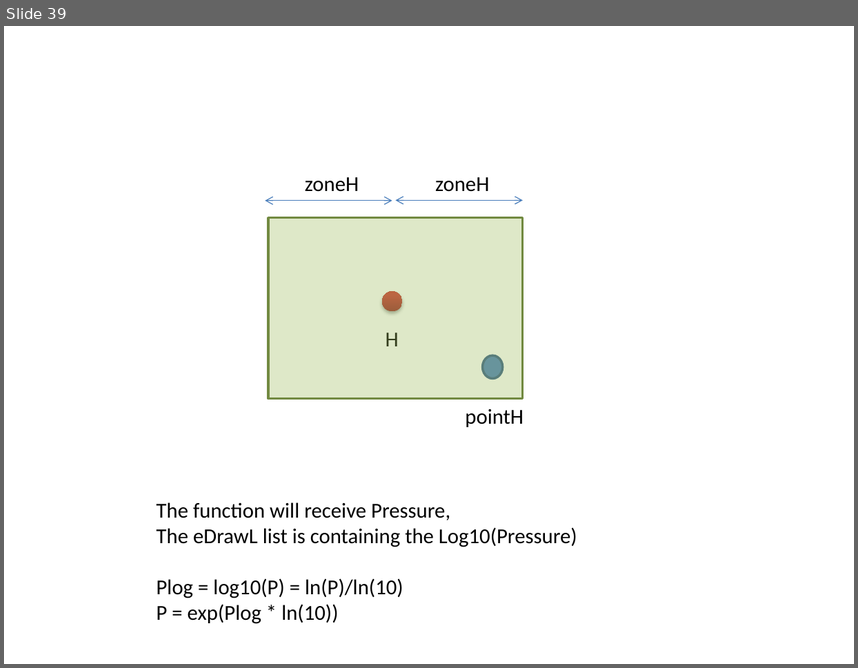
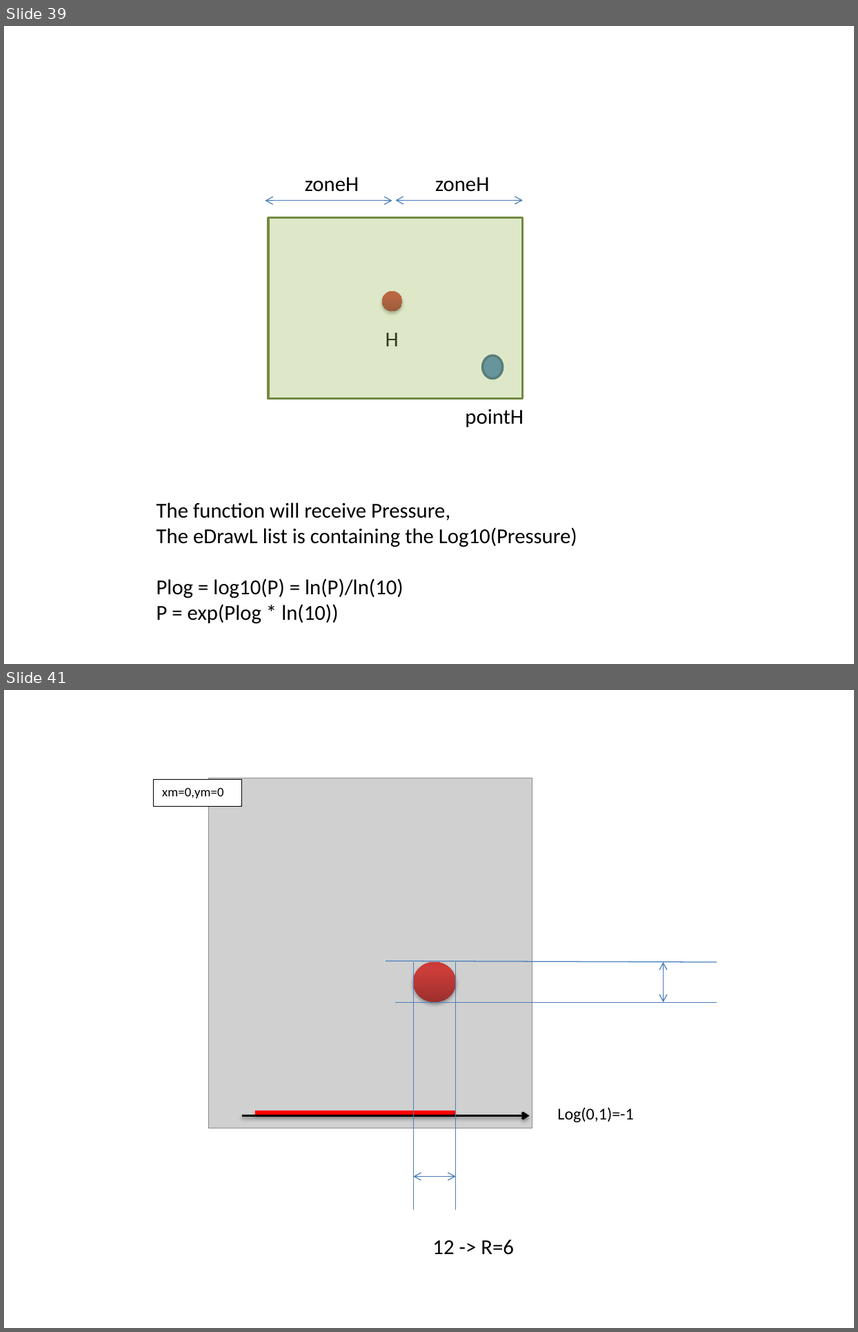
Before and after one commit to ckl67/PAC-Tool, a slide deck: dev_help/conversions/pac-tool help draw.pptx. Shown one above the other, each under a label of ours: slide 39 before the commit, slides 39 and 41 after it; the slides between them are not shown. The pictures are 858x668 and 858x1332 pixels, drawn with LibreOffice and Linux fonts; fonts in the diff are those of the drawing; grey boxes stand for pictures. Boxes give left, top, right and bottom in pixels: in the first picture for what was removed or moved away, otherwise in the second. Text is boxed around its words. In the diff, an @@ line names an element or a change of style, - is before the commit and + after.

```diff
--- a/dev_help/conversions/pac-tool help draw.pptx
+++ b/dev_help/conversions/pac-tool help draw.pptx
@@ slide 41 added at bbox=[4, 690, 854, 1328], background #FFFFFF @@
@@ rectangle added at bbox=[154, 779, 242, 807], fill #FFFFFF, outline #000000 0.5 pt, 11 pt, text #000000 @@
+xm=0,ym=0
@@ picture added at bbox=[209, 778, 532, 1127] @@
@@ line added from (386, 961) to (717, 962), #4B7EBC 0.75 pt @@
@@ ellipse added at bbox=[414, 962, 456, 1002], fill gradient #9C2F2D to #CB3E3A to #CE3B37 @@
@@ line added from (414, 962) to (414, 1210), #4B7EBC 0.75 pt @@
@@ line added from (455, 962) to (455, 1210), #4B7EBC 0.75 pt @@
@@ double arrow added from (664, 962) to (664, 1002), #4B7EBC 0.75 pt @@
@@ line added from (396, 1002) to (717, 1002), #4B7EBC 0.75 pt @@
@@ arrow added from (242, 1115) to (529, 1115), #000000 2 pt @@
@@ line added from (254, 1112) to (455, 1112), #FF0000 3 pt @@
@@ text added at bbox=[557, 1107, 633, 1122], 14 pt, text #000000 @@
+Log(0,1)=-1
@@ double arrow added from (414, 1176) to (455, 1176), #4B7EBC 0.75 pt @@
@@ text added at bbox=[432, 1239, 514, 1254], 18 pt, text #000000 @@
+12 -> R=6
```
Also in this commit, not shown: 1 other slide added, 9 other files.
